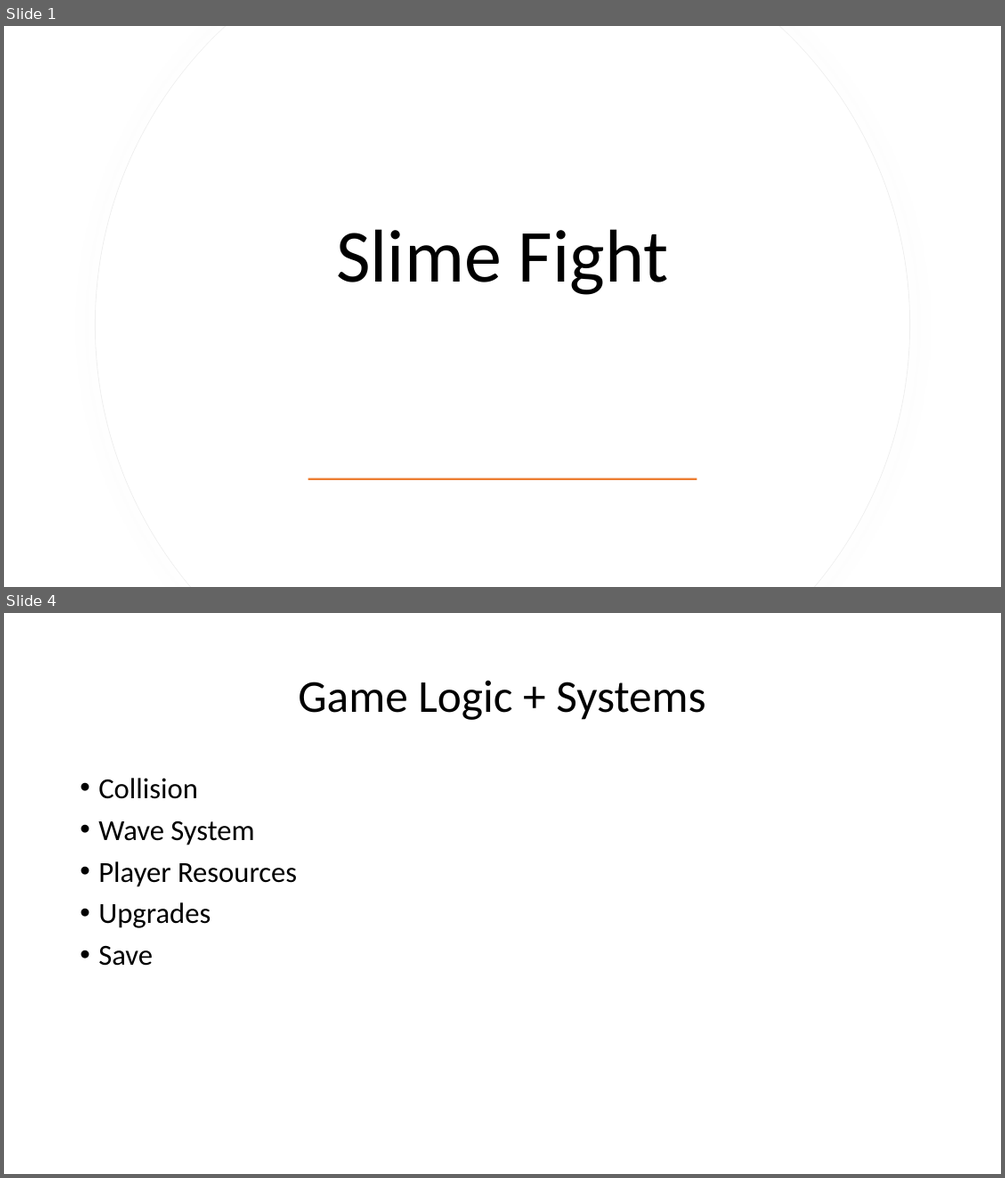
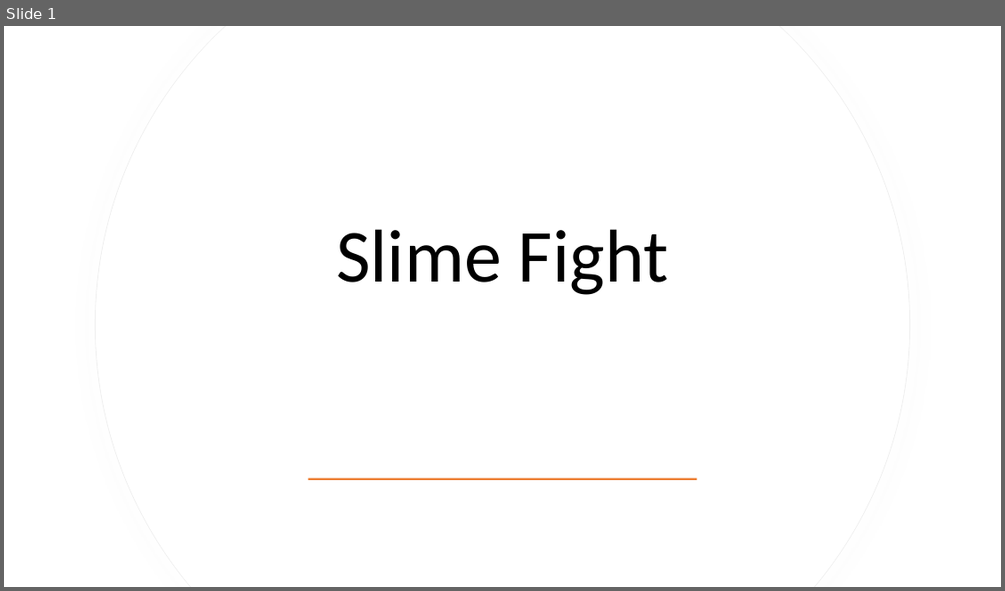
Before and after one commit to WilliamCheung2004/Slime-Fight-, a slide deck: Slime Fight.pptx. Shown one above the other, each under a label of ours: slides 1 and 4 before the commit, slide 1 after it; the slides between them are not shown. The pictures are 1005x1178 and 1005x591 pixels, drawn with LibreOffice and Linux fonts; fonts in the diff are those of the drawing. Boxes give left, top, right and bottom in pixels: in the first picture for what was removed or moved away, otherwise in the second. Text is boxed around its words. In the diff, an @@ line names an element or a change of style, - is before the commit and + after.

Commit message:
Release Version 2.0
Release version for game

```diff
--- a/Slime Fight.pptx
+++ b/Slime Fight.pptx
@@ slide 4 removed at (4, 613, 1001, 1174), background #FFFFFF @@
@@ title removed at (298, 680, 705, 720) @@
-Game Logic + Systems
@@ text removed at (98, 778, 297, 965) @@
-• Collision
-• Wave System
-• Player Resources
-• Upgrades
-• Save
```
Also in this commit, not shown: 1 slide changed, 1 slide added, 4 other slides removed, 32 other files.
